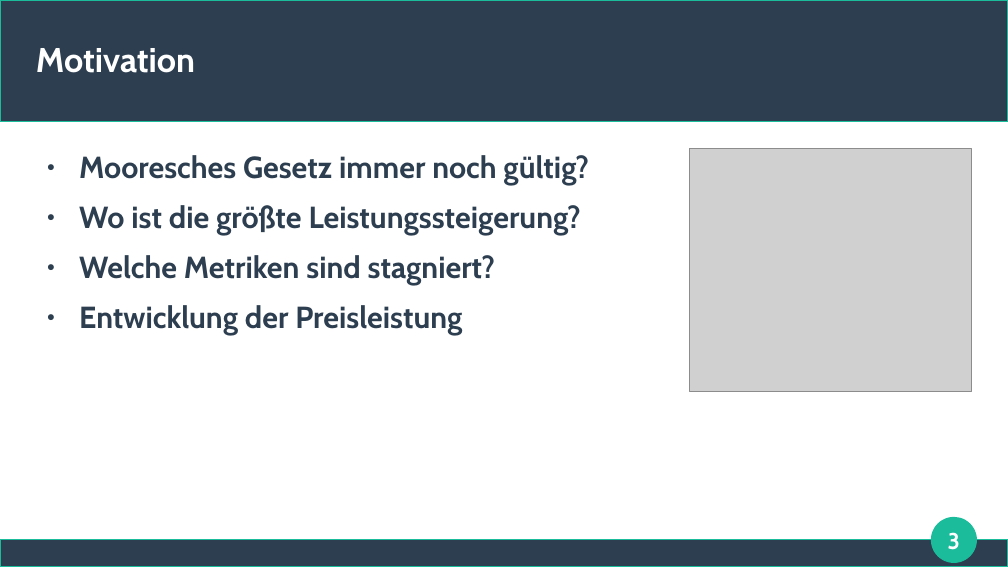
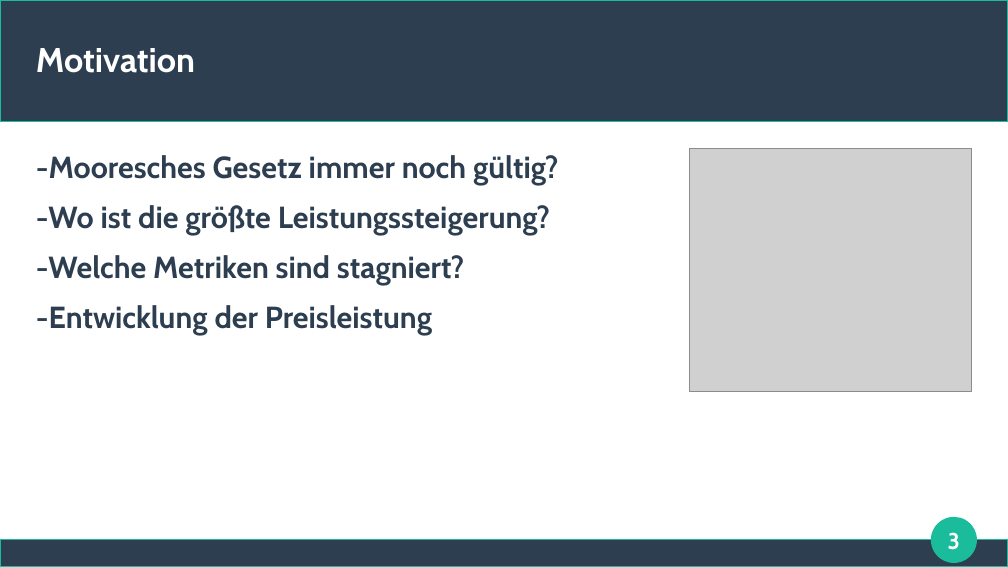
Before and after one commit to lamasmithueten/big_data_analytics, a slide deck: slide 3 of präsentation_izz_da__BIIIIIIIIIIIIIIIIIIIIIIIIIIRAAAAAAAAAAAAAAAAAAAAAAAAA.odp. Drawn at 1008x567 pixels with LibreOffice and Linux fonts; fonts in the diff are those of the drawing; grey boxes stand for pictures. Boxes give left, top, right and bottom in pixels: in the first picture for what was removed or moved away, otherwise in the second. Text is boxed around its words. In the diff, an @@ line names an element or a change of style, - is before the commit and + after.

```diff
--- a/präsentation_izz_da__BIIIIIIIIIIIIIIIIIIIIIIIIIIRAAAAAAAAAAAAAAAAAAAAAAAAA.odp
+++ b/präsentation_izz_da__BIIIIIIIIIIIIIIIIIIIIIIIIIIRAAAAAAAAAAAAAAAAAAAAAAAAA.odp
@@ text at box(36, 155, 559, 335): text changed @@
-● Mooresches Gesetz immer noch gültig?
-● Wo ist die größte Leistungssteigerung?
-● Welche Metriken sind stagniert?
-● Entwicklung der Preisleistung
+-Mooresches Gesetz immer noch gültig?
+-Wo ist die größte Leistungssteigerung?
+-Welche Metriken sind stagniert?
+-Entwicklung der Preisleistung
```
Also in this commit, not shown: 4 other slides changed, 1 slide added, 1 slide removed.
